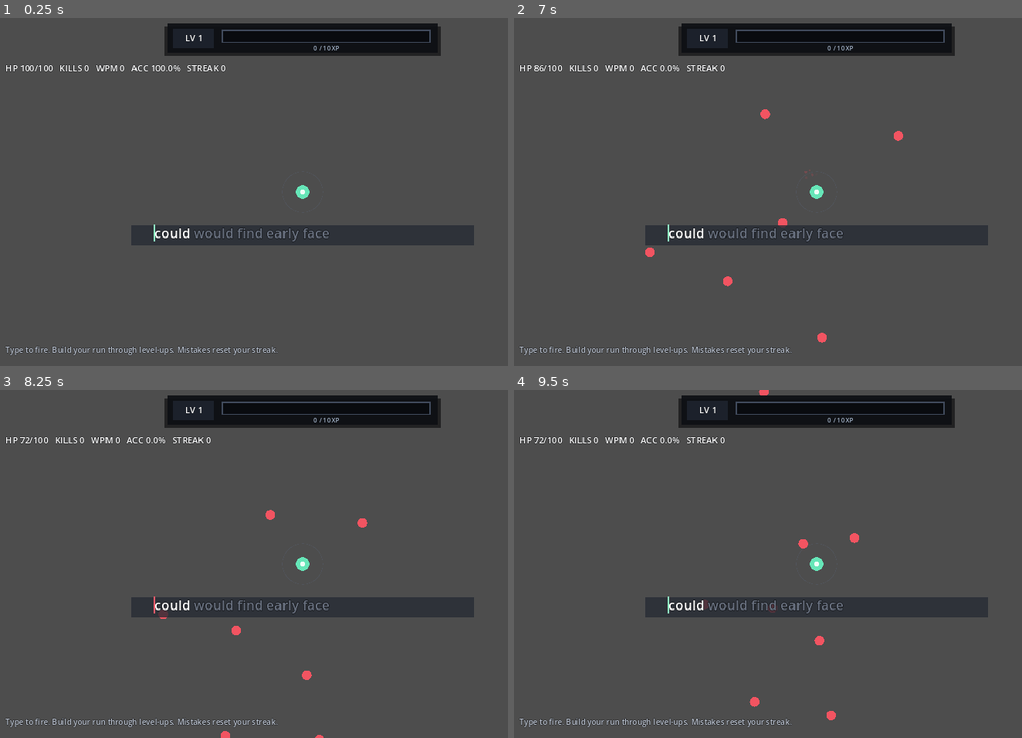
Above: before the commit, frames 1-4 (two rows, left to right).
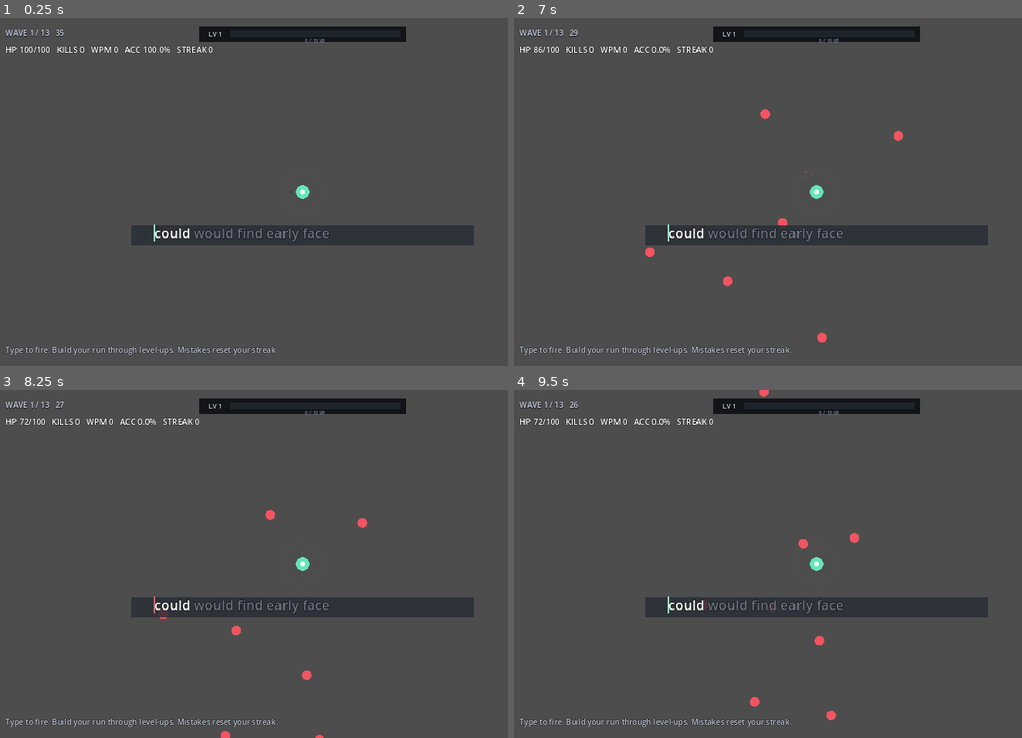
Above: after the commit, the same moments.

Repository: jlcuenca00/typing-roguelite
Game: Godot game, scene res://scenes/Main.tscn
The game is run twice, just before and just after one commit, with the same random seed, the same clock (stepped at 60 frames per second) and the same inputs.
Inputs:
- Up to frame 1 (0.25 s): no input
- Up to frame 2 (7 s): tap Enter at 0.5, 2.75 s; tap R every 0.75 s from 0.6 to 6.6 s; tap Space at 1.25 s
- Up to frame 3 (8.25 s): tap R at 7.35, 8.1 s
- Up to frame 4 (9.5 s): tap R at 8.85 s

The runs differ from the first frame. In frame 1, 4.6% of the frame differs, in the area x 1-87%, y 1-16%; in frame 2, 4.6%; in frame 3, 4.6%; in frame 4, 4.6%.
Error before the commit: Invalid assignment of property or key 'color' with value of type 'Color' on a base object of type 'null instance'. (res://scripts/main.gd:812)

Commit message:
ui: simplify xp bar and add wave status

Diff:
--- a/game/scenes/Main.tscn
+++ b/game/scenes/Main.tscn
@@ -7,82 +7,68 @@
 
 [node name="HUD" type="CanvasLayer" parent="."]
 
-[node name="XPPanelShadow" type="ColorRect" parent="HUD"]
-offset_left = 354.0
+[node name="XPPanel" type="ColorRect" parent="HUD"]
+offset_left = 425.0
 offset_top = 18.0
-offset_right = 926.0
-offset_bottom = 78.0
-mouse_filter = 2
-color = Color(0.01, 0.012, 0.018, 0.58)
-
-[node name="XPPanel" type="ColorRect" parent="HUD"]
-offset_left = 360.0
-offset_top = 12.0
-offset_right = 920.0
-offset_bottom = 72.0
-mouse_filter = 2
-color = Color(0.07, 0.085, 0.11, 0.98)
-
-[node name="LevelBadge" type="ColorRect" parent="HUD/XPPanel"]
-offset_left = 12.0
-offset_top = 10.0
-offset_right = 96.0
+offset_right = 855.0
 offset_bottom = 50.0
 mouse_filter = 2
-color = Color(0.11, 0.13, 0.17, 1)
-
-[node name="LevelLabel" type="Label" parent="HUD/XPPanel/LevelBadge"]
-offset_left = 0.0
-offset_top = 0.0
-offset_right = 84.0
-offset_bottom = 40.0
-theme_override_font_sizes/font_size = 18
+color = Color(0.055, 0.064, 0.08, 0.94)
+
+[node name="LevelLabel" type="Label" parent="HUD/XPPanel"]
+offset_left = 10.0
+offset_top = 4.0
+offset_right = 58.0
+offset_bottom = 28.0
+theme_override_font_sizes/font_size = 14
+theme_override_colors/font_color = Color(0.76, 0.81, 0.87, 1)
+text = "LV 1"
+horizontal_alignment = 1
+vertical_alignment = 1
+
+[node name="XPBarBackground" type="ColorRect" parent="HUD/XPPanel"]
+offset_left = 64.0
+offset_top = 8.0
+offset_right = 418.0
+offset_bottom = 22.0
+mouse_filter = 2
+color = Color(0.12, 0.14, 0.17, 1)
+
+[node name="XPBarFill" type="ColorRect" parent="HUD/XPPanel/XPBarBackground"]
+offset_left = 0.0
+offset_top = 0.0
+offset_right = 0.0
+offset_bottom = 14.0
+mouse_filter = 2
+color = Color(0.42, 0.95, 0.72, 1)
+
+[node name="XPCount" type="Label" parent="HUD/XPPanel"]
+offset_left = 64.0
+offset_top = 21.0
+offset_right = 418.0
+offset_bottom = 31.0
+theme_override_font_sizes/font_size = 10
+theme_override_colors/font_color = Color(0.47, 0.52, 0.59, 1)
+text = "0 / 10 XP"
+horizontal_alignment = 1
+
+[node name="WaveLabel" type="Label" parent="HUD"]
+offset_left = 24.0
+offset_top = 20.0
+offset_right = 310.0
+offset_bottom = 48.0
+theme_override_font_sizes/font_size = 16
+theme_override_colors/font_color = Color(0.76, 0.80, 0.87, 1)
 theme_override_constants/outline_size = 2
-theme_override_colors/font_outline_color = Color(0.02, 0.025, 0.035, 0.9)
-text = "LV 1"
-horizontal_alignment = 1
-vertical_alignment = 1
-
-[node name="BarFrame" type="ColorRect" parent="HUD/XPPanel"]
-offset_left = 112.0
-offset_top = 12.0
-offset_right = 546.0
-offset_bottom = 40.0
-mouse_filter = 2
-color = Color(0.25, 0.29, 0.36, 1)
-
-[node name="XPBarBackground" type="ColorRect" parent="HUD/XPPanel/BarFrame"]
-offset_left = 3.0
-offset_top = 3.0
-offset_right = 431.0
-offset_bottom = 25.0
-mouse_filter = 2
-color = Color(0.035, 0.043, 0.058, 1)
-
-[node name="XPBarFill" type="ColorRect" parent="HUD/XPPanel/BarFrame/XPBarBackground"]
-offset_left = 0.0
-offset_top = 0.0
-offset_right = 0.0
-offset_bottom = 22.0
-mouse_filter = 2
-color = Color(0.42, 0.95, 0.72, 1)
-
-[node name="XPCount" type="Label" parent="HUD/XPPanel"]
-offset_left = 112.0
-offset_top = 41.0
-offset_right = 546.0
-offset_bottom = 58.0
-theme_override_font_sizes/font_size = 13
-theme_override_colors/font_color = Color(0.62, 0.68, 0.76, 1)
-text = "0 / 10 XP"
-horizontal_alignment = 1
+theme_override_colors/font_outline_color = Color(0.04, 0.045, 0.055, 0.85)
+text = "WAVE 1 / 13   35"
 
 [node name="Stats" type="Label" parent="HUD"]
 offset_left = 24.0
-offset_top = 91.0
+offset_top = 54.0
 offset_right = 1020.0
-offset_bottom = 135.0
-theme_override_font_sizes/font_size = 18
+offset_bottom = 96.0
+theme_override_font_sizes/font_size = 17
 theme_override_constants/outline_size = 3
 theme_override_colors/font_outline_color = Color(0.04, 0.045, 0.055, 0.85)
 text = "Initializing..."
